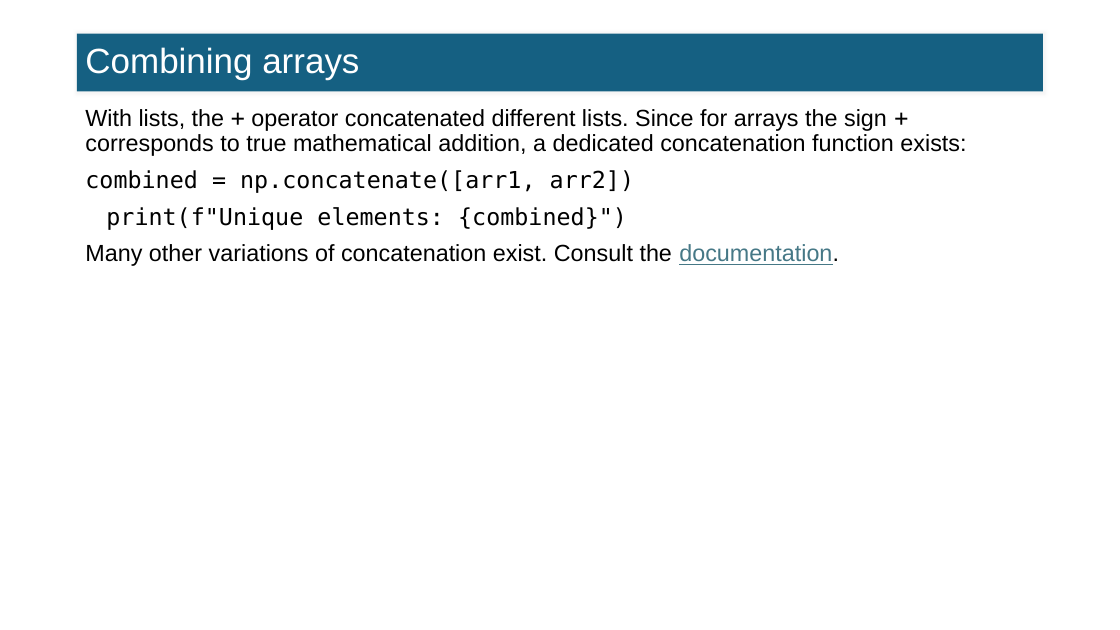
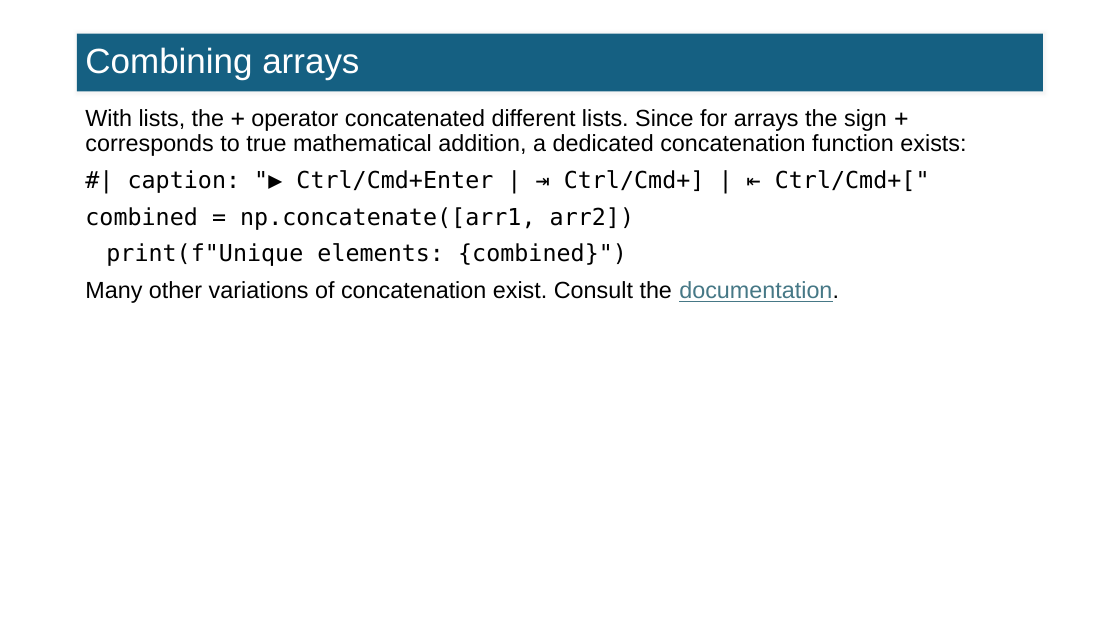
Before and after one commit to FTurci/intro-coding-data-analysis, a slide deck: slide 19 of slides/07_intro_numpy_slides.pptx. Drawn at 1120x630 pixels with LibreOffice and Linux fonts; fonts in the diff are those of the drawing. Boxes give left, top, right and bottom in pixels: in the first picture for what was removed or moved away, otherwise in the second. Text is boxed around its words. In the diff, an @@ line names an element or a change of style, - is before the commit and + after.

```diff
--- a/slides/07_intro_numpy_slides.pptx
+++ b/slides/07_intro_numpy_slides.pptx
@@ text at (85,170,930,266): text changed @@
-combined = np.concatenate([arr1, arr2])
-print(f"Unique elements: {combined}")
+#| caption: "▶ Ctrl/Cmd+Enter | ⇥ Ctrl/Cmd+] | ⇤ Ctrl/Cmd+["
+combined = np.concatenate([arr1, arr2])
+print(f"Unique elements: {combined}")
```
Also in this commit, not shown: 9 other slides changed, 50 other files.
